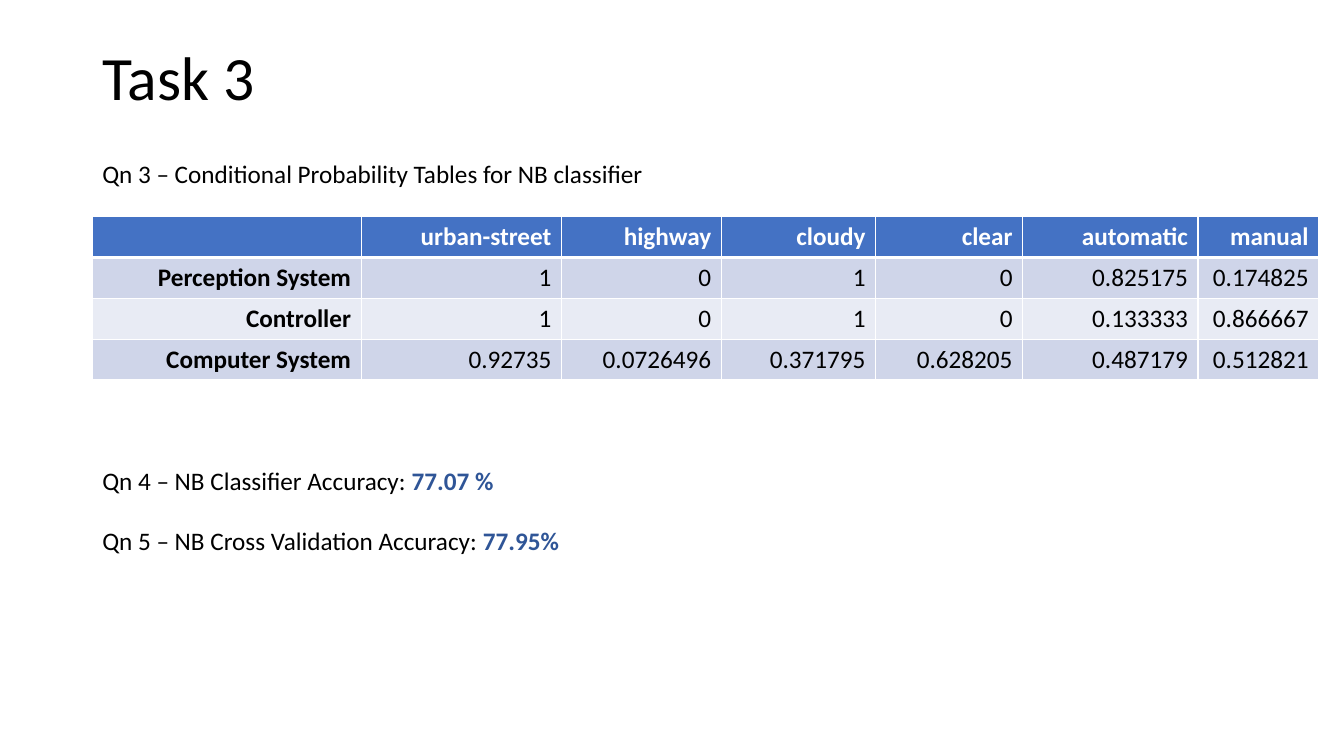
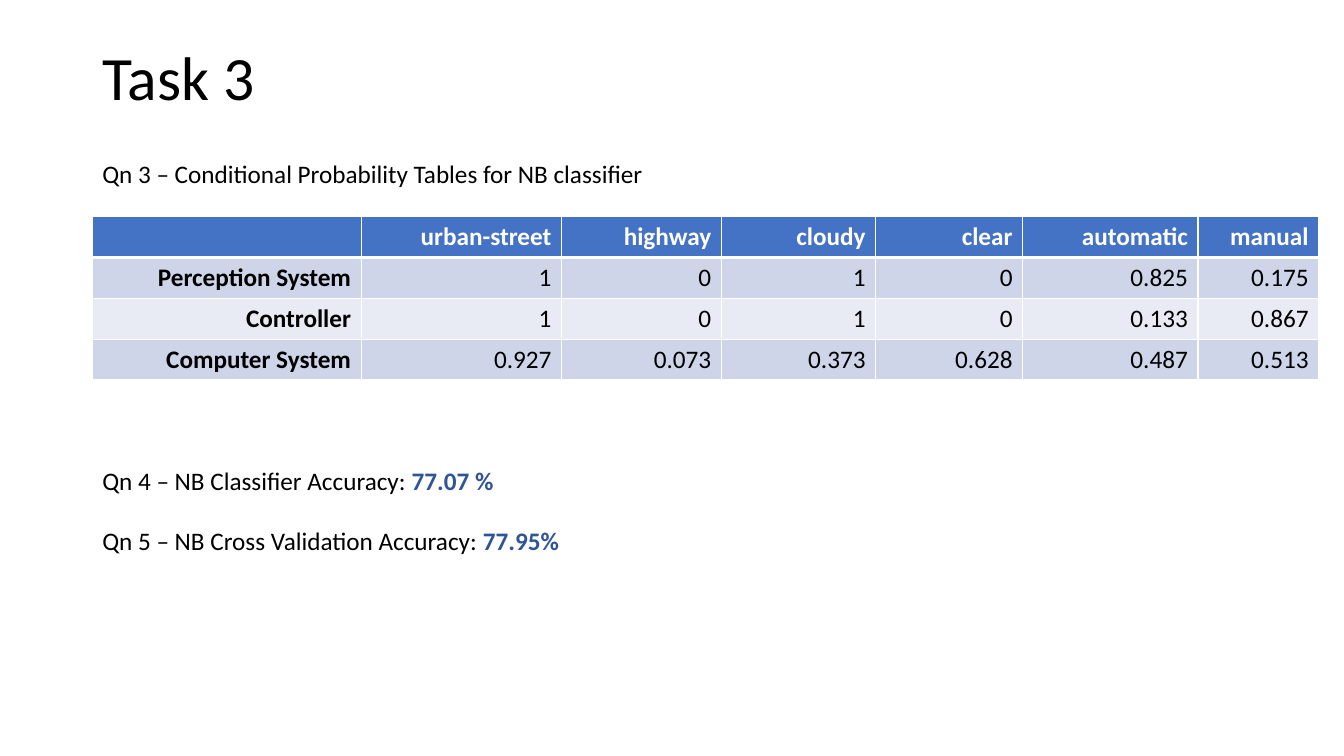
Before and after one commit to gowthamkuntumalla/Safety_in_autonomous_vehicles_MP, a slide deck: slide 8 of somani4_MP1.pptx. Drawn at 1344x756 pixels with LibreOffice and Linux fonts; fonts in the diff are those of the drawing. Boxes give left, top, right and bottom in pixels: in the first picture for what was removed or moved away, otherwise in the second. Text is boxed around its words. In the diff, an @@ line names an element or a change of style, - is before the commit and + after.

```diff
--- a/somani4_MP1.pptx
+++ b/somani4_MP1.pptx
@@ table at (93, 217, 1321, 380) @@
-row 2, column 6: 0.825175
+row 2, column 6: 0.825
-row 2, column 7: 0.174825
+row 2, column 7: 0.175
-row 3, column 6: 0.133333
+row 3, column 6: 0.133
-row 3, column 7: 0.866667
+row 3, column 7: 0.867
-row 4: Computer System | 0.92735 | 0.0726496 | 0.371795 | 0.628205 | 0.487179 | 0.512821
+row 4: Computer System | 0.927 | 0.073 | 0.373 | 0.628 | 0.487 | 0.513
```
Also in this commit, not shown: 6 other slides changed, 1 slide added, 4 other files.
